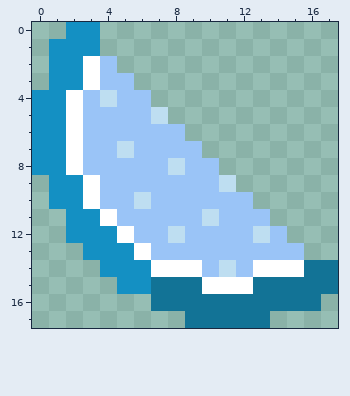
Pixel-art file, stored at textures/Items/Dash_PowerUp.aseprite. That is the earlier state.
18x18 pixels, 1 frame.
And afterwards:
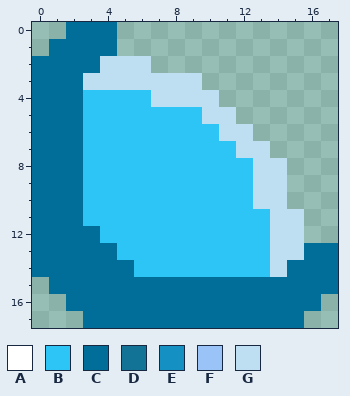
Palette (. is transparent): A #ffffff  B #2cc5f6  C #006e99  D #127396  E #1490c3  F #9ac4f7  G #bedef1
Diff:
@@ x 0..17 @@
- 0 ..EE..............
- 1 .EEE..............
- 2 .EEAF.............
- 3 .EEAFF............
- 4 EEAFGFF...........
- 5 EEAFFFFG..........
- 6 EEAFFFFFF.........
- 7 EEAFFGFFFF........
- 8 EEAFFFFFGFF.......
- 9 .EEAFFFFFFFG......
-10 .EEAFFGFFFFFF.....
-11 ..EEAFFFFFGFFF....
-12 ..EEEAFFGFFFFGF...
-13 ...EEEAFFFFFFFFF..
-14 ....EEEAAAFGFAAADD
-15 .....EEDDDAAADDDDD
-16 .......DDDDDDDDDD.
-17 .........DDDDD....
+ 0 ..CCC.............
+ 1 .CCCC.............
+ 2 CCCCGGG...........
+ 3 CCCGGGGGGG........
+ 4 CCCBBBBGGGG.......
+ 5 CCCBBBBBBBGG......
+ 6 CCCBBBBBBBBGG.....
+ 7 CCCBBBBBBBBBGG....
+ 8 CCCBBBBBBBBBBGG...
+ 9 CCCBBBBBBBBBBGG...
+10 CCCBBBBBBBBBBGG...
+11 CCCBBBBBBBBBBBGG..
+12 CCCCBBBBBBBBBBGG..
+13 CCCCCBBBBBBBBBGGCC
+14 CCCCCCBBBBBBBBGCCC
+15 .CCCCCCCCCCCCCCCCC
+16 ..CCCCCCCCCCCCCCC.
+17 ...CCCCCCCCCCCCC..
Pixel boxes of the changes (left, top, right, bottom) in both pictures:
changed: (32, 22, 338, 328)
